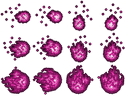
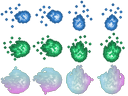
Comparing the layer stacks of the two 128×96 images. Changes:
added layer "Pasted Layer #7" above "Pasted Layer #6" over [0,66,63,95]
added layer "Pasted Layer #6" above "Pasted Layer #11" over [0,66,63,95]
added layer "Pasted Layer #11" above "Pasted Layer #9" over [97,64,125,95]
added layer "Pasted Layer #9" above "Pasted Layer #5" over [97,64,125,95]
painted on "Pasted Layer #5" over [97,64,125,95]
added layer "Pasted Layer #10" above "Pasted Layer #8" over [66,64,94,95]
added layer "Pasted Layer #8" above "Pasted Layer #4" over [66,64,94,95]
painted on "Pasted Layer #4" over [66,64,94,95]
painted on "Pasted Layer #3" over [99,32,125,63]
painted on "Pasted Layer #2" over [67,35,92,63]
painted on "Pasted Layer #1" over [101,3,123,32]
painted on "Pasted Layer" over [67,0,93,32]
painted on "s492.bmp" over [0,3,64,95]
